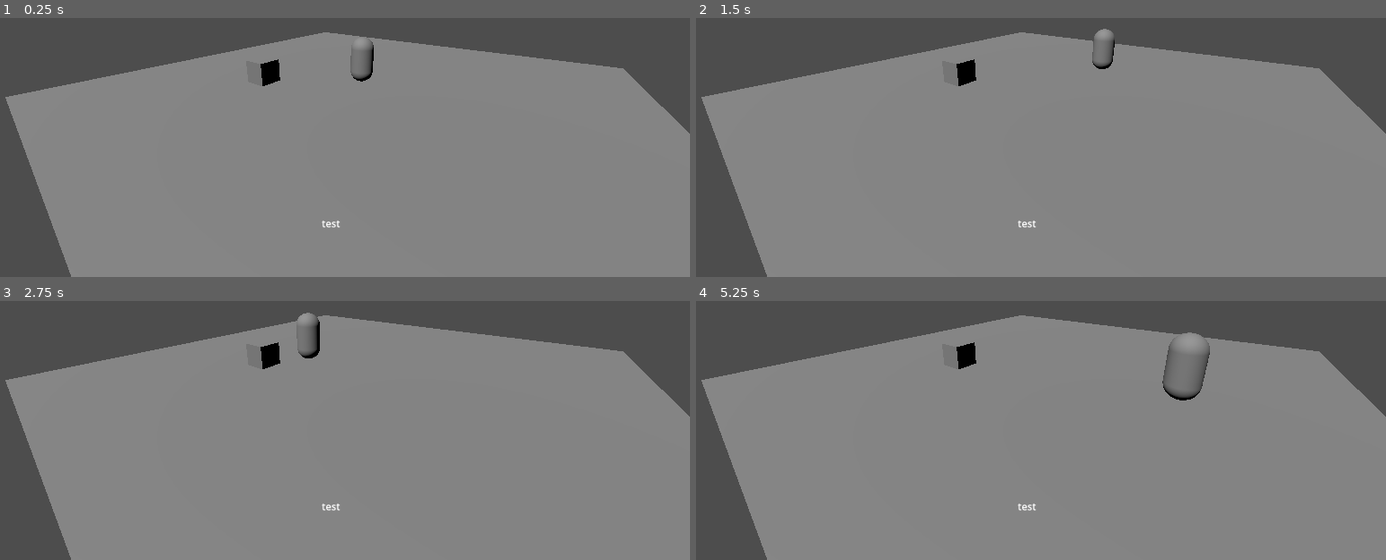
Above: before the commit, frames 1-4 (two rows, left to right).
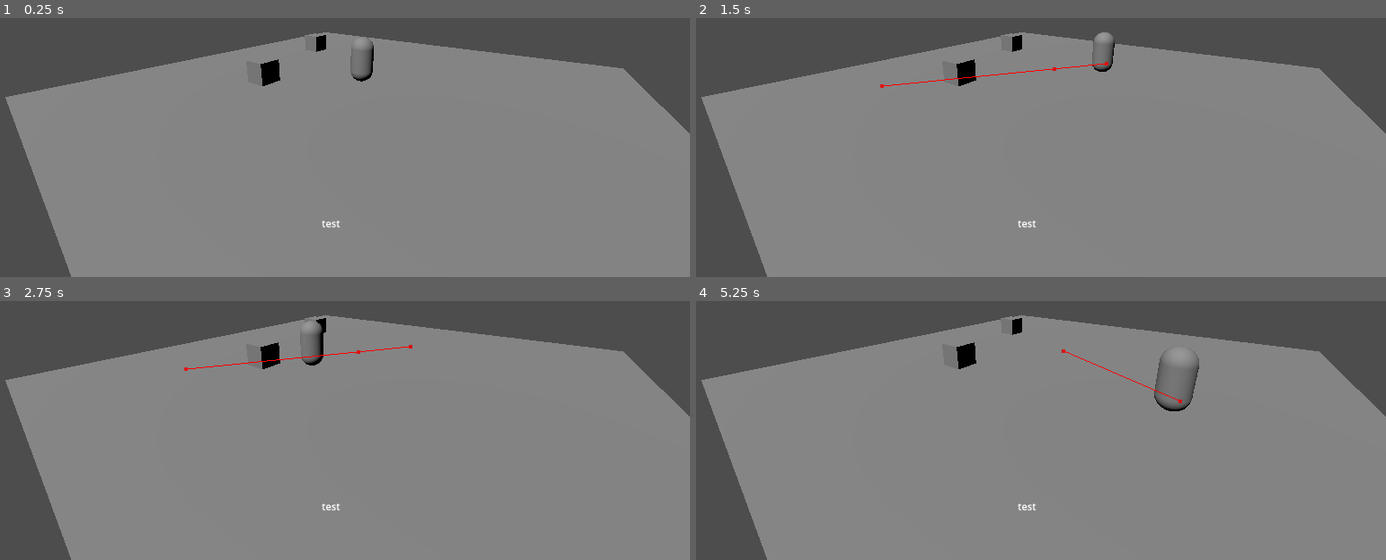
Above: after the commit, the same moments.

Repository: dedekm/ld57
Game: Godot game, scene res://src/main.tscn
The game is run twice, just before and just after one commit, with the same random seed, the same clock (stepped at 60 frames per second) and the same inputs.
Inputs (mouse positions are in pixels of both pictures, inside the frame that each line leads up to):
- Up to frame 1 (0.25 s): no input
- Up to frame 2 (1.5 s): tap Enter at 0.5 s; move the mouse to (1185, 56) at 0.52 s; click (1185, 56) at 0.67 s; move the mouse to (882, 95) at 1.27 s; click (882, 95) at 1.42 s
- Up to frame 3 (2.75 s): move the mouse to (outside the picture) at 2.02 s; click (outside the picture) at 2.17 s
- Up to frame 4 (5.25 s): move the mouse to (992, 438) at 2.77 s; click (992, 438) at 2.92 s; move the mouse to (1241, 420) at 3.52 s; click (1241, 420) at 3.67 s; move the mouse to (outside the picture) at 4.27 s; click (outside the picture) at 4.42 s; move the mouse to (1061, 357) at 5.02 s; click (1061, 357) at 5.17 s

The runs differ from the first frame. In frame 1, less than 0.1% of the frame differs, in the area x 44-48%, y 5-14%; in frame 2, 0.3%; in frame 3, 0.6%; in frame 4, 1.0%, in the area x 44-75%, y 5-43%.

Commit message:
add switchable story scenes

Diff:
--- a/src/item.gd
+++ b/src/item.gd
@@ -1,13 +1,11 @@
 extends Node3D
 
-@export var description := [
-	"First line",
-	"Second line"
-]
+@export var description : Array[String]
 
 func interact() -> void:
 	print("Interacted with:", name)
 
-	var ui = get_tree().get_current_scene().user_interface
-	ui.add_text_lines(description)
-	ui.read_next_text_line()
+	if description:
+		var ui = get_tree().get_current_scene().user_interface
+		ui.add_text_lines(description)
+		ui.read_next_text_line()
--- a/src/main.gd
+++ b/src/main.gd
@@ -1,28 +1,60 @@
 extends Node3D
 
-@onready var player = $Player
-@onready var camera = $Camera3D
 @onready var user_interface = $UserInterface
+@onready var preloaded_stories = {
+	"story_b" : preload("res://src/story_b.tscn")
+}
+
+var current_story : Node3D
+var player : CharacterBody3D
+var camera : Camera3D
+
+func _ready() -> void:
+	_set_current_story($StoryA)
+
+func _set_current_story(story: Node3D) -> void:
+	current_story = story
+
+	player = current_story.get_node("Player")
+	assert(player, "player is missing in current story")
+
+	camera = current_story.get_node("Camera")
+	assert(camera, "camera is missing in current story")
 
 func _unhandled_input(event: InputEvent) -> void:
 	if event is InputEventMouseButton and event.button_index == MOUSE_BUTTON_LEFT and event.pressed:
 		if user_interface.active:
 			user_interface.read_next_text_line()
 		else:
-			var from = camera.project_ray_origin(event.position)
-			var to = from + camera.project_ray_normal(event.position) * 1000
+			_set_target_for_player(event)
 
-			var space_state = get_world_3d().direct_space_state
-			var query = PhysicsRayQueryParameters3D.create(from, to)
-			query.exclude = [player]
-			query.collide_with_areas = true
-			var result = space_state.intersect_ray(query)
+func _set_target_for_player(event: InputEventMouseButton) -> void:
+	var from = camera.project_ray_origin(event.position)
+	var to = from + camera.project_ray_normal(event.position) * 1000
 
-			if result:
-				var target = result.position
-				var collider = result.collider.get_parent()
+	var space_state = get_world_3d().direct_space_state
+	var query = PhysicsRayQueryParameters3D.create(from, to)
+	query.exclude = [player]
+	query.collide_with_areas = true
+	var result = space_state.intersect_ray(query)
 
-				if collider.has_method("interact"):
-					player.move_to_target(target, collider)
-				else:
-					player.move_to_target(target)
+	if result:
+		var target = result.position
+		var collider = result.collider.get_parent()
+
+		if collider.has_method("interact"):
+			player.move_to_target(target, collider)
+		else:
+			player.move_to_target(target)
+
+func _on_user_interface_tag_clicked(tag: Variant) -> void:
+	print(tag + " tag clicked")
+	user_interface.read_next_text_line()
+	_start_new_story(tag)
+
+func _start_new_story(story_name: String) -> void:
+	var story_scene = preloaded_stories[story_name]
+	var story = story_scene.instantiate()
+	add_child(story)
+	current_story.queue_free()
+	_set_current_story(story)
--- a/src/main.tscn
+++ b/src/main.tscn
@@ -1,44 +1,14 @@
-[gd_scene load_steps=8 format=3 uid="uid://dq1fn50cgpecl"]
+[gd_scene load_steps=4 format=3 uid="uid://dq1fn50cgpecl"]
 
 [ext_resource type="Script" uid="uid://dn0ykt5vhcw3n" path="res://src/main.gd" id="1_gh0ne"]
-[ext_resource type="PackedScene" uid="uid://jee3agli1ft3" path="res://src/player.tscn" id="2_gh0ne"]
-[ext_resource type="PackedScene" uid="uid://c0g1loc5u5kqf" path="res://src/item.tscn" id="3_5q4o7"]
+[ext_resource type="PackedScene" uid="uid://c7hw7ncvc6qoa" path="res://src/story_a.tscn" id="3_5q4o7"]
 [ext_resource type="PackedScene" uid="uid://bxxoam48j34sp" path="res://src/user_interface.tscn" id="4_3cfgd"]
-
-[sub_resource type="NavigationMesh" id="NavigationMesh_ts572"]
-vertices = PackedVector3Array(-9.5, 0.4, -9.5, -9.5, 0.4, 9.5, 9.5, 0.4, 9.5, 9.5, 0.4, -9.5)
-polygons = [PackedInt32Array(3, 2, 0), PackedInt32Array(0, 2, 1)]
-
-[sub_resource type="BoxMesh" id="BoxMesh_eewff"]
-size = Vector3(20, 0.1, 20)
-
-[sub_resource type="BoxShape3D" id="BoxShape3D_gh0ne"]
-size = Vector3(20, 0.1, 20)
 
 [node name="Main" type="Node3D"]
 script = ExtResource("1_gh0ne")
 
-[node name="NavigationRegion3D" type="NavigationRegion3D" parent="."]
-navigation_mesh = SubResource("NavigationMesh_ts572")
+[node name="UserInterface" parent="." instance=ExtResource("4_3cfgd")]
 
-[node name="MeshInstance3D" type="MeshInstance3D" parent="NavigationRegion3D"]
-transform = Transform3D(1, 0, 0, 0, 1, 0, 0, 0, 1, 0, -0.05, 0)
-mesh = SubResource("BoxMesh_eewff")
+[node name="StoryA" parent="." instance=ExtResource("3_5q4o7")]
 
-[node name="StaticBody3D" type="StaticBody3D" parent="NavigationRegion3D/MeshInstance3D"]
-
-[node name="CollisionShape3D" type="CollisionShape3D" parent="NavigationRegion3D/MeshInstance3D/StaticBody3D"]
-shape = SubResource("BoxShape3D_gh0ne")
-
-[node name="Player" parent="." instance=ExtResource("2_gh0ne")]
-
-[node name="Camera3D" type="Camera3D" parent="."]
-transform = Transform3D(0.797215, -0.190906, 0.572715, 0, 0.948683, 0.316229, -0.603695, -0.252102, 0.756305, 5.74672, 4.01138, 9.87155)
-
-[node name="DirectionalLight3D" type="DirectionalLight3D" parent="."]
-transform = Transform3D(1, 0, 0, 0, 0.610311, 0.792162, 0, -0.792162, 0.610311, -15.9441, 8.37118, 0)
-
-[node name="Item" parent="." instance=ExtResource("3_5q4o7")]
-transform = Transform3D(1, 0, 0, 0, 1, 0, 0, 0, 1, -3.47815, 1.8999e-07, 2.72086)
-
-[node name="UserInterface" parent="." instance=ExtResource("4_3cfgd")]
+[connection signal="tag_clicked" from="UserInterface" to="." method="_on_user_interface_tag_clicked"]
--- a/src/player.tscn
+++ b/src/player.tscn
@@ -10,7 +10,6 @@
 script = ExtResource("1_lowyb")
 
 [node name="MeshInstance3D" type="MeshInstance3D" parent="."]
-transform = Transform3D(1, 0, 0, 0, 1, 0, 0, 0, 1, 0, 1, 0)
 mesh = SubResource("CapsuleMesh_ts572")
 
 [node name="RayCast3D" type="RayCast3D" parent="MeshInstance3D"]
@@ -18,7 +17,7 @@
 target_position = Vector3(0, 0, -1)
 
 [node name="CollisionShape3D" type="CollisionShape3D" parent="."]
-transform = Transform3D(1, 0, 0, 0, 1, 0, 0, 0, 1, 0, 1, 0)
 shape = SubResource("CapsuleShape3D_ts572")
 
 [node name="NavigationAgent3D" type="NavigationAgent3D" parent="."]
+debug_enabled = true
--- /dev/null
+++ b/src/story_a.tscn
@@ -0,0 +1,45 @@
+[gd_scene load_steps=6 format=3 uid="uid://c7hw7ncvc6qoa"]
+
+[ext_resource type="PackedScene" uid="uid://jee3agli1ft3" path="res://src/player.tscn" id="2_6kpid"]
+[ext_resource type="PackedScene" uid="uid://c0g1loc5u5kqf" path="res://src/item.tscn" id="3_65sx7"]
+
+[sub_resource type="NavigationMesh" id="NavigationMesh_0xfc7"]
+vertices = PackedVector3Array(-9.5, 0.4, -9.5, -9.5, 0.4, 9.5, 9.5, 0.4, 9.5, 9.5, 0.4, -9.5)
+polygons = [PackedInt32Array(3, 2, 0), PackedInt32Array(0, 2, 1)]
+
+[sub_resource type="BoxMesh" id="BoxMesh_rsnhq"]
+size = Vector3(20, 0.1, 20)
+
+[sub_resource type="BoxShape3D" id="BoxShape3D_gs8uf"]
+size = Vector3(20, 0.1, 20)
+
+[node name="StoryA" type="Node3D"]
+
+[node name="NavigationRegion3D" type="NavigationRegion3D" parent="."]
+navigation_mesh = SubResource("NavigationMesh_0xfc7")
+
+[node name="MeshInstance3D" type="MeshInstance3D" parent="NavigationRegion3D"]
+transform = Transform3D(1, 0, 0, 0, 1, 0, 0, 0, 1, 0, -0.05, 0)
+mesh = SubResource("BoxMesh_rsnhq")
+
+[node name="StaticBody3D" type="StaticBody3D" parent="NavigationRegion3D/MeshInstance3D"]
+
+[node name="CollisionShape3D" type="CollisionShape3D" parent="NavigationRegion3D/MeshInstance3D/StaticBody3D"]
+shape = SubResource("BoxShape3D_gs8uf")
+
+[node name="Player" parent="." instance=ExtResource("2_6kpid")]
+transform = Transform3D(1, 0, 0, 0, 1, 0, 0, 0, 1, 0, 1, 0)
+
+[node name="Camera" type="Camera3D" parent="."]
+transform = Transform3D(0.797215, -0.190906, 0.572715, 0, 0.948683, 0.316229, -0.603695, -0.252102, 0.756305, 5.74672, 4.01138, 9.87155)
+
+[node name="DirectionalLight3D" type="DirectionalLight3D" parent="."]
+transform = Transform3D(1, 0, 0, 0, 0.610311, 0.792162, 0, -0.792162, 0.610311, -15.9441, 8.37118, 0)
+
+[node name="ItemDad" parent="." instance=ExtResource("3_65sx7")]
+transform = Transform3D(1, 0, 0, 0, 1, 0, 0, 0, 1, -3.47815, 1.8999e-07, 2.72086)
+description = Array[String](["This is item A.", "It belongs to my [url=\"story_b\"]dad[/url]."])
+
+[node name="ItemNotImportant" parent="." instance=ExtResource("3_65sx7")]
+transform = Transform3D(1, 0, 0, 0, 1, 0, 0, 0, 1, -5.8255, 3.7998e-07, -3.64844)
+description = Array[String](["This is not important."])
--- /dev/null
+++ b/src/story_b.tscn
@@ -0,0 +1,41 @@
+[gd_scene load_steps=6 format=3 uid="uid://l0w5jrm7dcbw"]
+
+[ext_resource type="PackedScene" uid="uid://jee3agli1ft3" path="res://src/player.tscn" id="1_vndan"]
+[ext_resource type="PackedScene" uid="uid://c0g1loc5u5kqf" path="res://src/item.tscn" id="2_jlhds"]
+
+[sub_resource type="NavigationMesh" id="NavigationMesh_0xfc7"]
+vertices = PackedVector3Array(-9.5, 0.4, -9.5, -9.5, 0.4, 9.5, 9.5, 0.4, 9.5, 9.5, 0.4, -9.5)
+polygons = [PackedInt32Array(3, 2, 0), PackedInt32Array(0, 2, 1)]
+
+[sub_resource type="BoxMesh" id="BoxMesh_rsnhq"]
+size = Vector3(20, 0.1, 20)
+
+[sub_resource type="BoxShape3D" id="BoxShape3D_gs8uf"]
+size = Vector3(20, 0.1, 20)
+
+[node name="StoryB" type="Node3D"]
+
+[node name="NavigationRegion3D" type="NavigationRegion3D" parent="."]
+navigation_mesh = SubResource("NavigationMesh_0xfc7")
+
+[node name="MeshInstance3D" type="MeshInstance3D" parent="NavigationRegion3D"]
+transform = Transform3D(1, 0, 0, 0, 1, 0, 0, 0, 1, 0, -0.05, 0)
+mesh = SubResource("BoxMesh_rsnhq")
+
+[node name="StaticBody3D" type="StaticBody3D" parent="NavigationRegion3D/MeshInstance3D"]
+
+[node name="CollisionShape3D" type="CollisionShape3D" parent="NavigationRegion3D/MeshInstance3D/StaticBody3D"]
+shape = SubResource("BoxShape3D_gs8uf")
+
+[node name="Player" parent="." instance=ExtResource("1_vndan")]
+transform = Transform3D(1, 0, 0, 0, 1, 0, 0, 0, 1, 0, 1, -5.85956)
+
+[node name="Camera" type="Camera3D" parent="."]
+transform = Transform3D(0.797215, -0.190906, 0.572715, 0, 0.948683, 0.316229, -0.603695, -0.252102, 0.756305, 5.74672, 4.01138, 9.87155)
+
+[node name="DirectionalLight3D" type="DirectionalLight3D" parent="."]
+transform = Transform3D(0.119998, -0.789453, 0.601968, 0, 0.606349, 0.795199, -0.992774, -0.0954224, 0.0727608, -15.9441, 8.37118, 0)
+
+[node name="Item" parent="." instance=ExtResource("2_jlhds")]
+transform = Transform3D(1, 0, 0, 0, 1, 0, 0, 0, 1, 3.7712, 1.8999e-07, -2.34041)
+description = Array[String](["I don't know what is this..."])
--- a/src/user_interface.gd
+++ b/src/user_interface.gd
@@ -4,6 +4,8 @@
 var active := false
 
 @onready var main_text_label = $MainTextLabel
+
+signal tag_clicked(tag)
 
 func add_text_lines(new_text_lines: Array) -> void:
 	text_lines.append_array(new_text_lines)
@@ -17,3 +19,6 @@
 	else:
 		main_text_label.text = ""
 		active = false
+
+func _on_main_text_label_meta_clicked(meta: Variant) -> void:
+	emit_signal("tag_clicked", meta)
--- a/src/user_interface.tscn
+++ b/src/user_interface.tscn
@@ -19,3 +19,5 @@
 grow_vertical = 0
 bbcode_enabled = true
 text = "[center]test[center]"
+
+[connection signal="meta_clicked" from="MainTextLabel" to="." method="_on_main_text_label_meta_clicked"]
